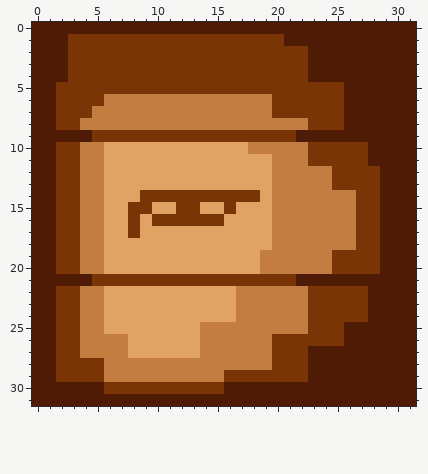
File history of a pixel-art sprite, game/Kusinta/resources/Room/A3/OWE.png. Above, as it was before the edit.
The file is 32x32 pixels.
After:
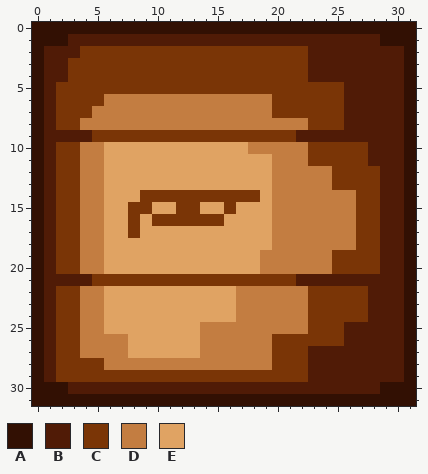
Palette (. is transparent): A #321003  B #501b06  C #7a3506  D #c37d41  E #e0a363
Change:
@@ x 0..31 @@
- 0 BBBBBBBBBBBBBBBBBBBBBBBBBBBBBBBB
- 1 BBBCCCCCCCCCCCCCCCCCCBBBBBBBBBBB
- 2 BBBCCCCCCCCCCCCCCCCCCCCBBBBBBBBB
- 3 BBBCCCCCCCCCCCCCCCCCCCCBBBBBBBBB
- 4 BBBCCCCCCCCCCCCCCCCCCCCBBBBBBBBB
- 5 BBCCCCCCCCCCCCCCCCCCCCCCCCBBBBBB
- 6 BBCCCCDDDDDDDDDDDDDDCCCCCCBBBBBB
- 7 BBCCCDDDDDDDDDDDDDDDCCCCCCBBBBBB
- 8 BBCCDDDDDDDDDDDDDDDDDDDCCCBBBBBB
- 9 BBBBBCCCCCCCCCCCCCCCCCBBBBBBBBBB
-10 BBCCDDEEEEEEEEEEEEDDDDDCCCCCBBBB
-11 BBCCDDEEEEEEEEEEEEEEDDDCCCCCBBBB
-12 BBCCDDEEEEEEEEEEEEEEDDDDDCCCCBBB
-13 BBCCDDEEEEEEEEEEEEEEDDDDDCCCCBBB
-14 BBCCDDEEECCCCCCCCCCEDDDDDDDCCBBB
-15 BBCCDDEECCEECCEECEEEDDDDDDDCCBBB
-16 BBCCDDEECECCCCCCEEEEDDDDDDDCCBBB
-17 BBCCDDEECEEEEEEEEEEEDDDDDDDCCBBB
-18 BBCCDDEEEEEEEEEEEEEEDDDDDDDCCBBB
-19 BBCCDDEEEEEEEEEEEEEDDDDDDCCCCBBB
-20 BBCCDDEEEEEEEEEEEEEDDDDDDCCCCBBB
-21 BBBBBCCCCCCCCCCCCCCCCCBBBBBBBBBB
-22 BBCCDDEEEEEEEEEEEDDDDDDCCCCCBBBB
-23 BBCCDDEEEEEEEEEEEDDDDDDCCCCCBBBB
-24 BBCCDDEEEEEEEEEEEDDDDDDCCCCCBBBB
-25 BBCCDDEEEEEEEEDDDDDDDDDCCCBBBBBB
-26 BBCCDDDDEEEEEEDDDDDDCCCCCCBBBBBB
-27 BBCCDDDDEEEEEEDDDDDDCCCBBBBBBBBB
-28 BBCCCCDDDDDDDDDDDDDDCCCBBBBBBBBB
-29 BBCCCCDDDDDDDDDDCCCCCCCBBBBBBBBB
-30 BBBBBBCCCCCCCCCCBBBBBBBBBBBBBBBB
-31 BBBBBBBBBBBBBBBBBBBBBBBBBBBBBBBB
+ 0 AAAAAAAAAAAAAAAAAAAAAAAAAAAAAAAA
+ 1 AAABBBBBBBBBBBBBBBBBBBBBBBBBBAAA
+ 2 ABBBCCCCCCCCCCCCCCCCCCCBBBBBBBBA
+ 3 ABBCCCCCCCCCCCCCCCCCCCCBBBBBBBBA
+ 4 ABBCCCCCCCCCCCCCCCCCCCCBBBBBBBBA
+ 5 ABCCCCCCCCCCCCCCCCCCCCCCCCBBBBBA
+ 6 ABCCCCDDDDDDDDDDDDDDCCCCCCBBBBBA
+ 7 ABCCCDDDDDDDDDDDDDDDCCCCCCBBBBBA
+ 8 ABCCDDDDDDDDDDDDDDDDDDDCCCBBBBBA
+ 9 ABBBBCCCCCCCCCCCCCCCCCBBBBBBBBBA
+10 ABCCDDEEEEEEEEEEEEDDDDDCCCCCBBBA
+11 ABCCDDEEEEEEEEEEEEEEDDDCCCCCBBBA
+12 ABCCDDEEEEEEEEEEEEEEDDDDDCCCCBBA
+13 ABCCDDEEEEEEEEEEEEEEDDDDDCCCCBBA
+14 ABCCDDEEECCCCCCCCCCEDDDDDDDCCBBA
+15 ABCCDDEECCEECCEECEEEDDDDDDDCCBBA
+16 ABCCDDEECECCCCCCEEEEDDDDDDDCCBBA
+17 ABCCDDEECEEEEEEEEEEEDDDDDDDCCBBA
+18 ABCCDDEEEEEEEEEEEEEEDDDDDDDCCBBA
+19 ABCCDDEEEEEEEEEEEEEDDDDDDCCCCBBA
+20 ABCCDDEEEEEEEEEEEEEDDDDDDCCCCBBA
+21 ABBBBCCCCCCCCCCCCCCCCCBBBBBBBBBA
+22 ABCCDDEEEEEEEEEEEDDDDDDCCCCCBBBA
+23 ABCCDDEEEEEEEEEEEDDDDDDCCCCCBBBA
+24 ABCCDDEEEEEEEEEEEDDDDDDCCCCCBBBA
+25 ABCCDDEEEEEEEEDDDDDDDDDCCCBBBBBA
+26 ABCCDDDDEEEEEEDDDDDDCCCCCCBBBBBA
+27 ABCCDDDDEEEEEEDDDDDDCCCBBBBBBBBA
+28 ABCCCCDDDDDDDDDDDDDDCCCBBBBBBBBA
+29 ABCCCCCCCCCCCCCCCCCCCCCBBBBBBBBA
+30 AAABBBBBBBBBBBBBBBBBBBBBBBBBBAAA
+31 AAAAAAAAAAAAAAAAAAAAAAAAAAAAAAAA
